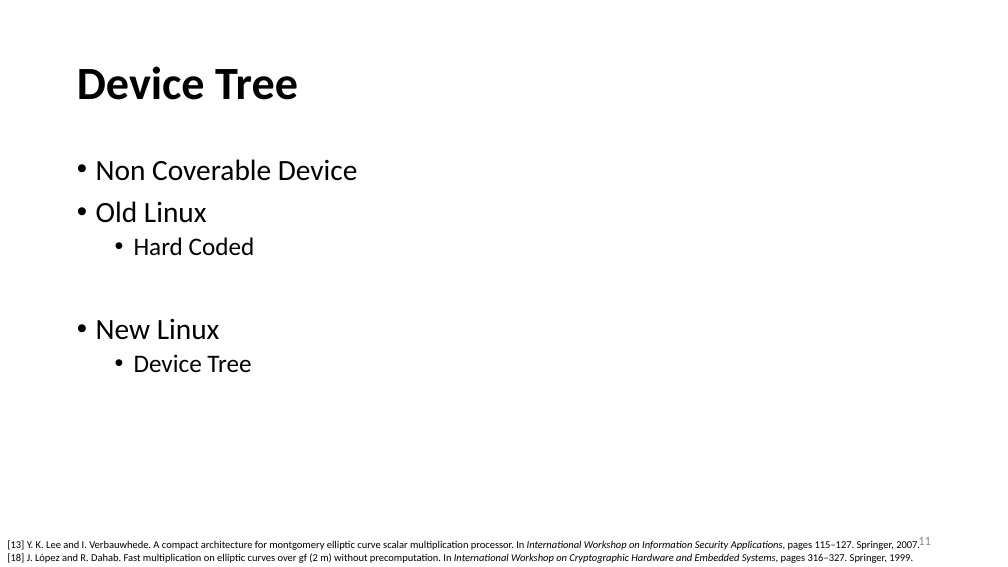
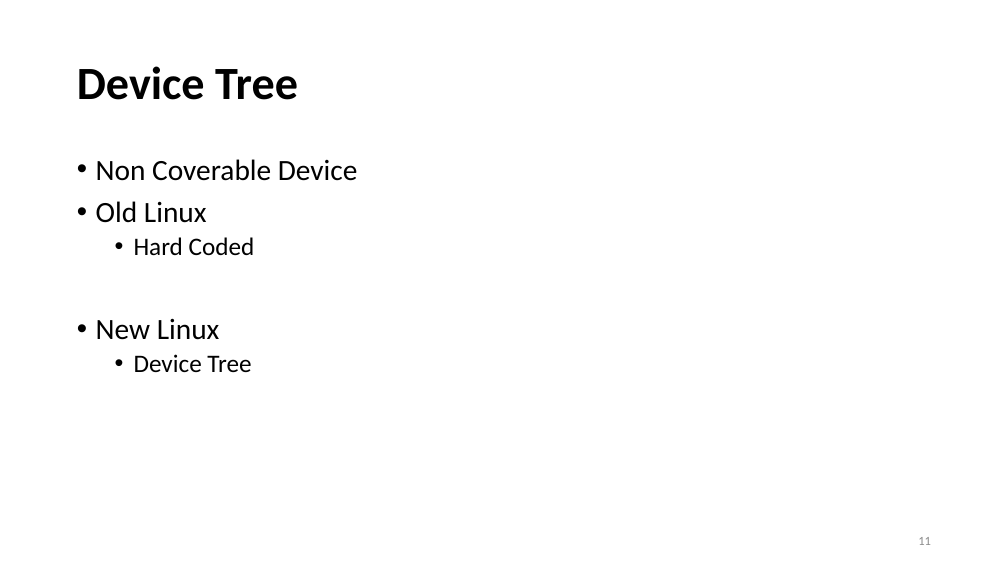
Before and after one commit to yllibliu/presentation, a slide deck: slide 11 of UIO.pptx. Drawn at 1008x567 pixels with LibreOffice and Linux fonts; fonts in the diff are those of the drawing. Boxes give left, top, right and bottom in pixels: in the first picture for what was removed or moved away, otherwise in the second. Text is boxed around its words. In the diff, an @@ line names an element or a change of style, - is before the commit and + after.

```diff
--- a/UIO.pptx
+++ b/UIO.pptx
@@ text removed at <box>7,540,920,563</box> @@
-[13] Y. K. Lee and I. Verbauwhede. A compact architecture for montgomery elliptic curve scalar multiplication processor. In International Workshop on Information Security Applications, pages 115–127. Springer, 2007.
-[18] J. López and R. Dahab. Fast multiplication on elliptic curves over gf (2 m) without precomputation. In International Workshop on Cryptographic Hardware and Embedded Systems, pages 316–327. Springer, 1999.
```
Also in this commit, not shown: 21 other slides changed, 1 slide added, 1 slide removed.
